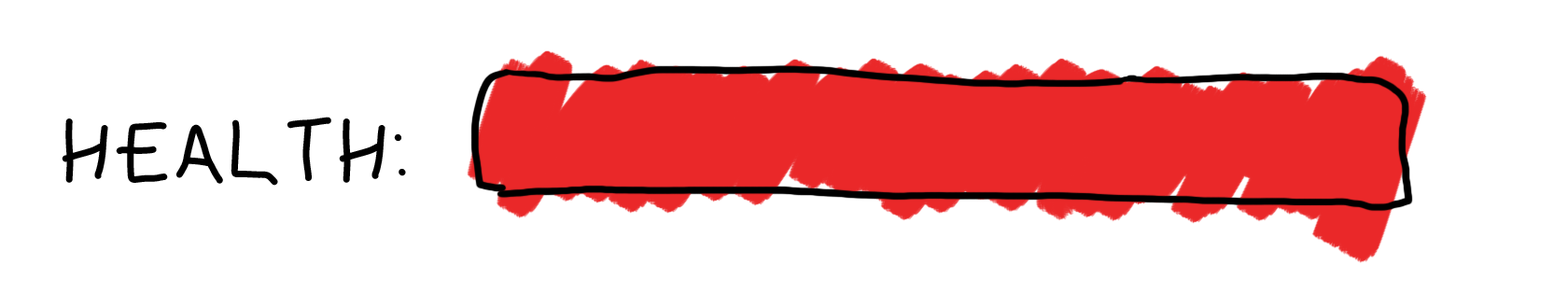
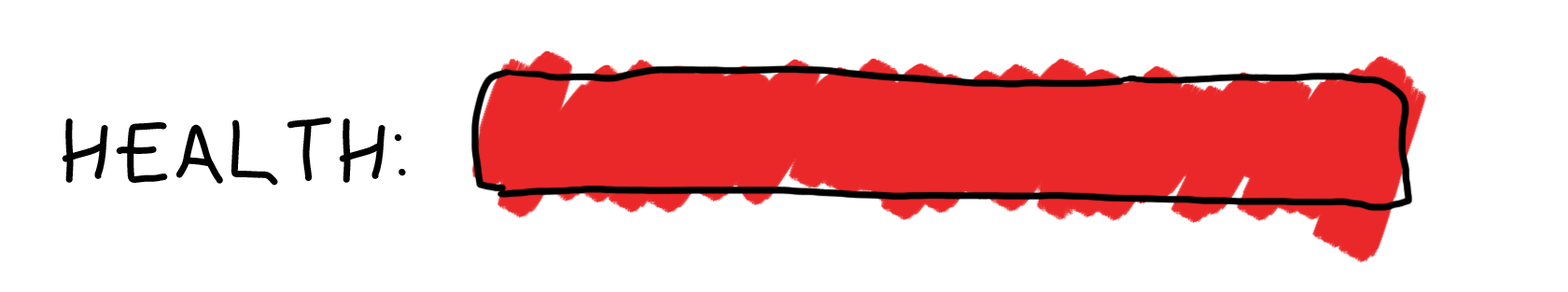
Before/after of a 1568×292 layered artwork. What changed in the layer stack:
painted on "Fill" over [466, 57, 1414, 215]
